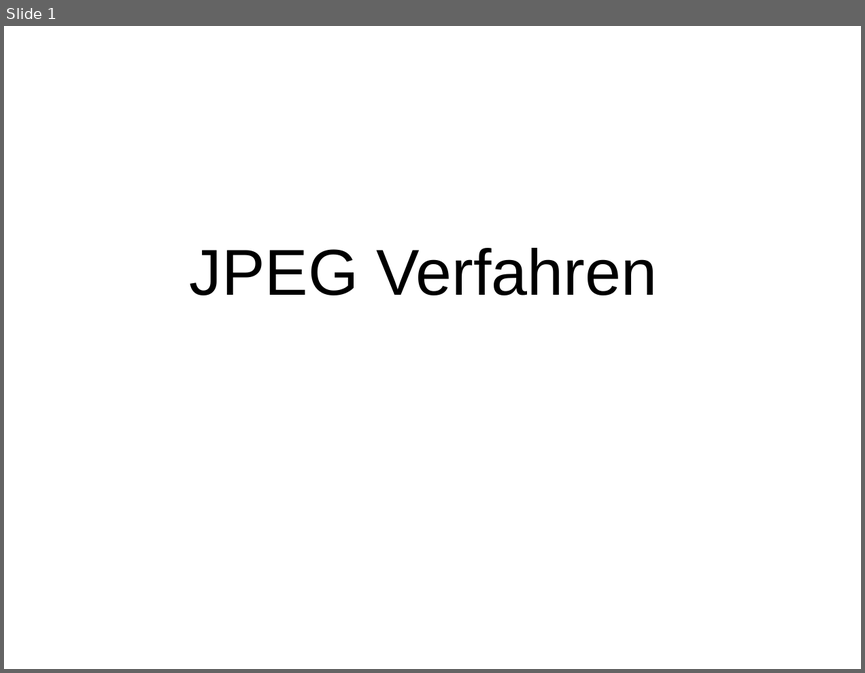
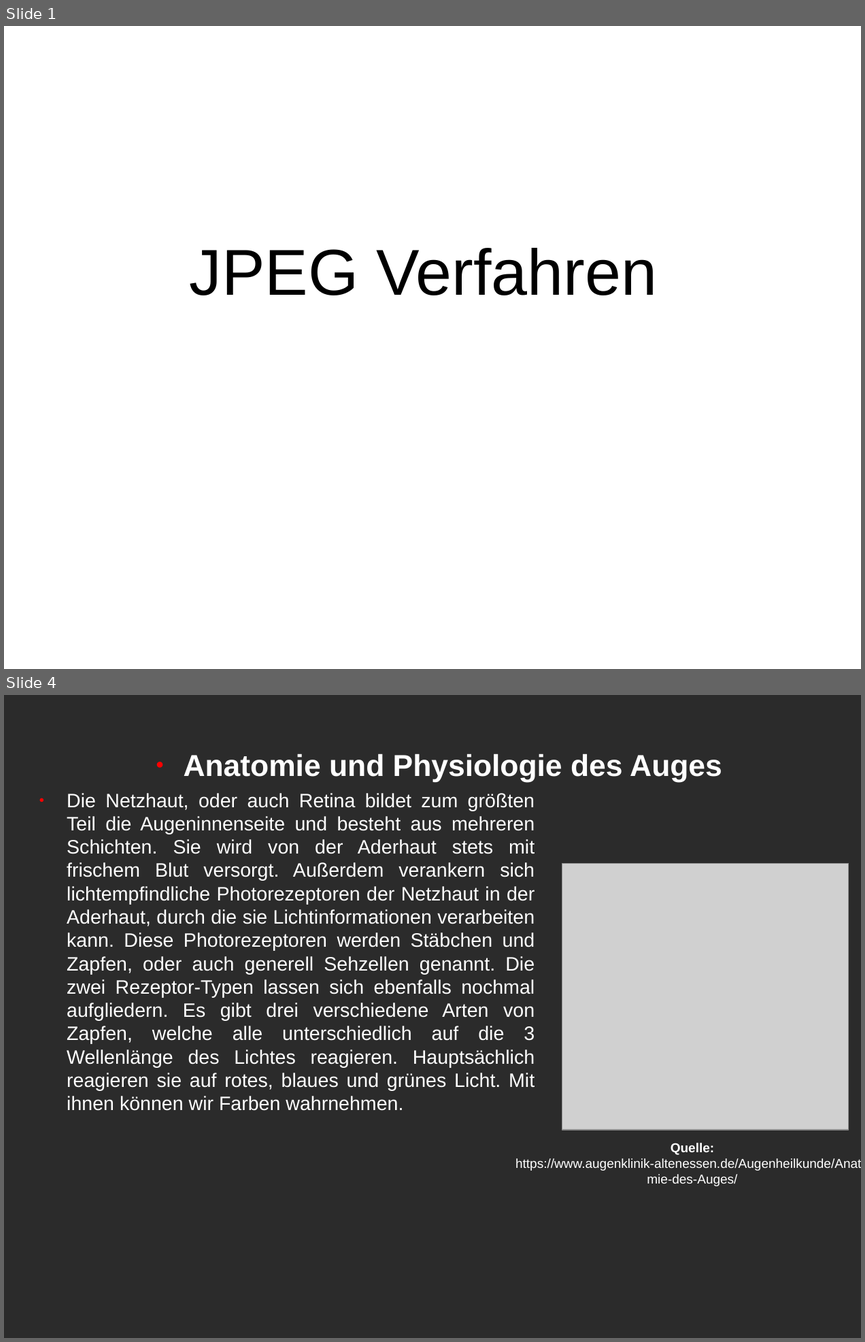
Before and after one commit to brayanGuarnizo/Datenkompresion, a slide deck: Daten kompresion.odp. Shown one above the other, each under a label of ours: slide 1 before the commit, slides 1 and 4 after it; the slides between them are not shown. The pictures are 865x673 and 865x1342 pixels, drawn with LibreOffice and Linux fonts; fonts in the diff are those of the drawing; grey boxes stand for pictures; background and template pictures are left out; a plain dark background stands for a picture behind light text. Boxes give left, top, right and bottom in pixels: in the first picture for what was removed or moved away, otherwise in the second. Text is boxed around its words. In the diff, an @@ line names an element or a change of style, - is before the commit and + after.

```diff
--- a/Daten kompresion.odp
+++ b/Daten kompresion.odp
@@ slide 4 added at <box>4,695,861,1338</box>, background picture (left out) @@
@@ text added at <box>184,753,722,782</box>, 28 pt, text #FFFFFF, bold @@
+● Anatomie und Physiologie des Auges
@@ text added at <box>67,793,535,1110</box>, 18 pt, text #FFFFFF @@
+● Die Netzhaut, oder auch Retina bildet zum größten Teil die Augeninnenseite und besteht aus mehreren Schichten. Sie wird von der Aderhaut stets mit frischem Blut versorgt. Außerdem verankern sich lichtempfindliche Photorezeptoren der Netzhaut in der Aderhaut, durch die sie Lichtinformationen verarbeiten kann. Diese Photorezeptoren werden Stäbchen und Zapfen, oder auch generell Sehzellen genannt. Die zwei Rezeptor-Typen lassen sich ebenfalls nochmal aufgliedern. Es gibt drei verschiedene Arten von Zapfen, welche alle unterschiedlich auf die 3 Wellenlänge des Lichtes reagieren. Hauptsächlich reagieren sie auf rotes, blaues und grünes Licht. Mit ihnen können wir Farben wahrnehmen.
@@ picture added at <box>562,864,849,1130</box> @@
@@ text added at <box>515,1142,861,1186</box>, 12 pt, text #FFFFFF @@
+Quelle: https://www.augenklinik-altenessen.de/Augenheilkunde/Anatomie-des-Auges/
```
Also in this commit, not shown: 15 slides changed, 8 other slides added, 1 slide removed.
